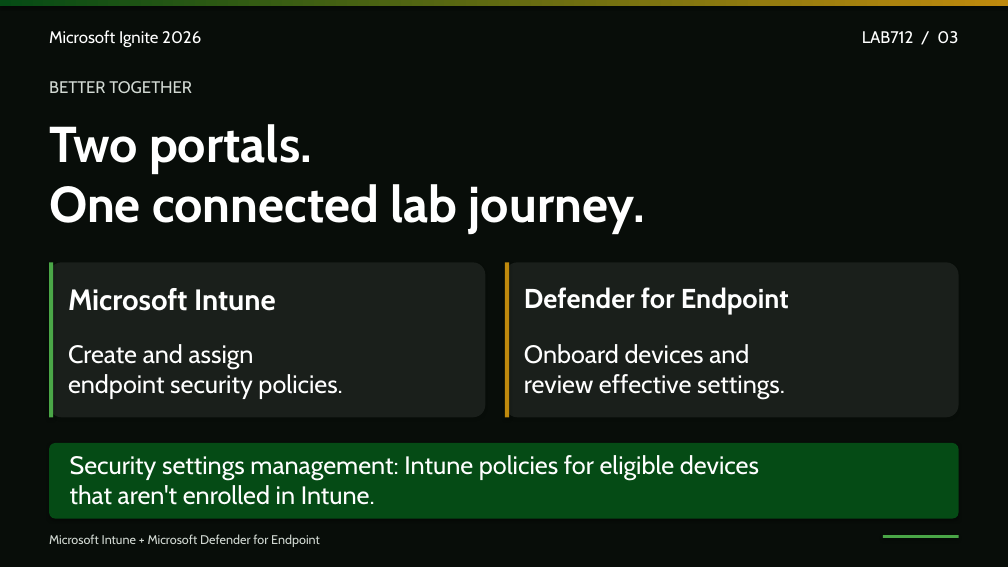
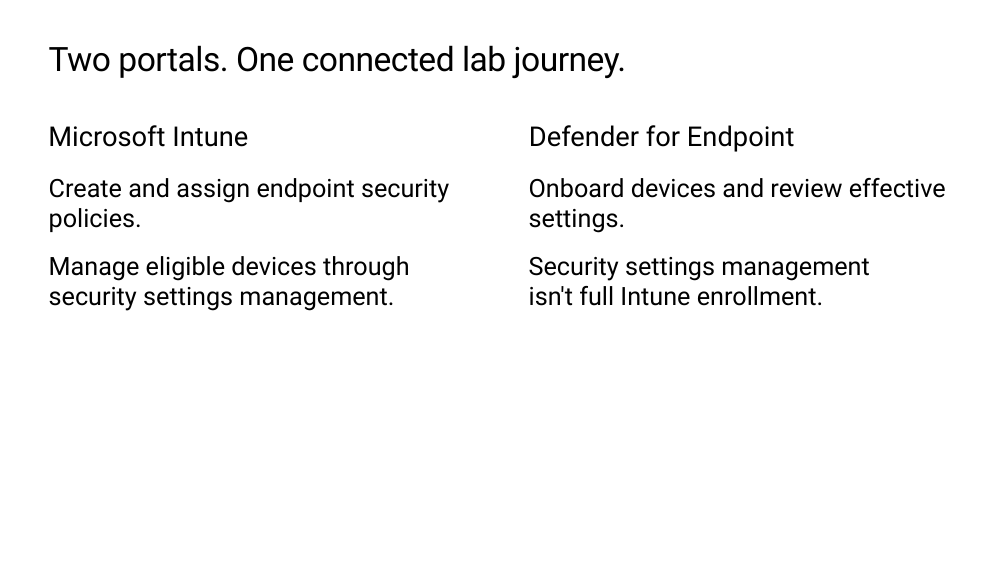
Before and after one commit to microsoft/ignite26-LAB712, a slide deck: slide 3 of docs/slides/LAB712-context-Ignite-2026.pptx. Drawn at 1008x567 pixels with LibreOffice and Linux fonts; fonts in the diff are those of the drawing; background and template pictures are left out. Boxes give left, top, right and bottom in pixels: in the first picture for what was removed or moved away, otherwise in the second. Text is boxed around its words. In the diff, an @@ line names an element or a change of style, - is before the commit and + after.

```diff
--- a/docs/slides/LAB712-context-Ignite-2026.pptx
+++ b/docs/slides/LAB712-context-Ignite-2026.pptx
@@ background #080D09 to #FFFFFF @@
@@ rectangle removed at (0, 0, 1008, 5) @@
@@ title at (49, 45, 627, 78): text changed; size 48 to 32 pt; font Cabin to Roboto; text colour #FFFFFF to #000000; bold off @@
-Two portals.
-One connected lab journey.
+Two portals. One connected lab journey.
@@ text removed at (49, 30, 201, 47) @@
-Microsoft Ignite 2026
@@ text removed at (862, 31, 958, 44) @@
-LAB712 / 03
@@ text removed at (49, 81, 192, 93) @@
-BETTER TOGETHER
@@ text "Microsoft Intune": place and size @@
-text "Microsoft Intune" at (68, 288, 276, 311)
+text "Microsoft Intune" at (48, 125, 248, 147)
@@ text "Microsoft Intune" at (48, 125, 248, 147): size 28 to 26 pt, font Cabin to Roboto, text colour #FFFFFF to #000000, bold off; more space between paragraphs @@
@@ text "Defender for Endpoint": place and size @@
-text "Defender for Endpoint" at (524, 287, 789, 314)
+text "Defender for Endpoint" at (529, 125, 795, 152)
@@ text "Defender for Endpoint" at (529, 125, 795, 152): font Cabin to Roboto, text colour #FFFFFF to #000000, bold off; more space between paragraphs @@
@@ text added at (49, 178, 449, 311), 24 pt, text #000000 @@
+Create and assign endpoint security policies.
+Manage eligible devices through security settings management.
@@ text added at (529, 178, 946, 306), 24 pt, text #000000 @@
+Onboard devices and review effective settings.
+Security settings management
+isn't full Intune enrollment.
@@ rounded rectangle removed at (49, 262, 485, 417) @@
@@ rectangle removed at (49, 262, 54, 417) @@
@@ rounded rectangle removed at (505, 262, 959, 417) @@
@@ rectangle removed at (505, 262, 510, 417) @@
@@ text removed at (68, 344, 342, 399) @@
-Create and assign
-endpoint security policies.
@@ text removed at (524, 344, 785, 399) @@
-Onboard devices and
-review effective settings.
@@ rounded rectangle removed at (49, 443, 959, 519) @@
@@ text removed at (70, 455, 759, 505) @@
-Security settings management: Intune policies for eligible devices
-that aren't enrolled in Intune.
@@ text removed at (49, 534, 320, 547) @@
-Microsoft Intune + Microsoft Defender for Endpoint
@@ rectangle removed at (883, 535, 959, 538) @@
```
Also in this commit, not shown: 6 other slides changed, 1 slide added, 1 slide removed, 2 other files.
